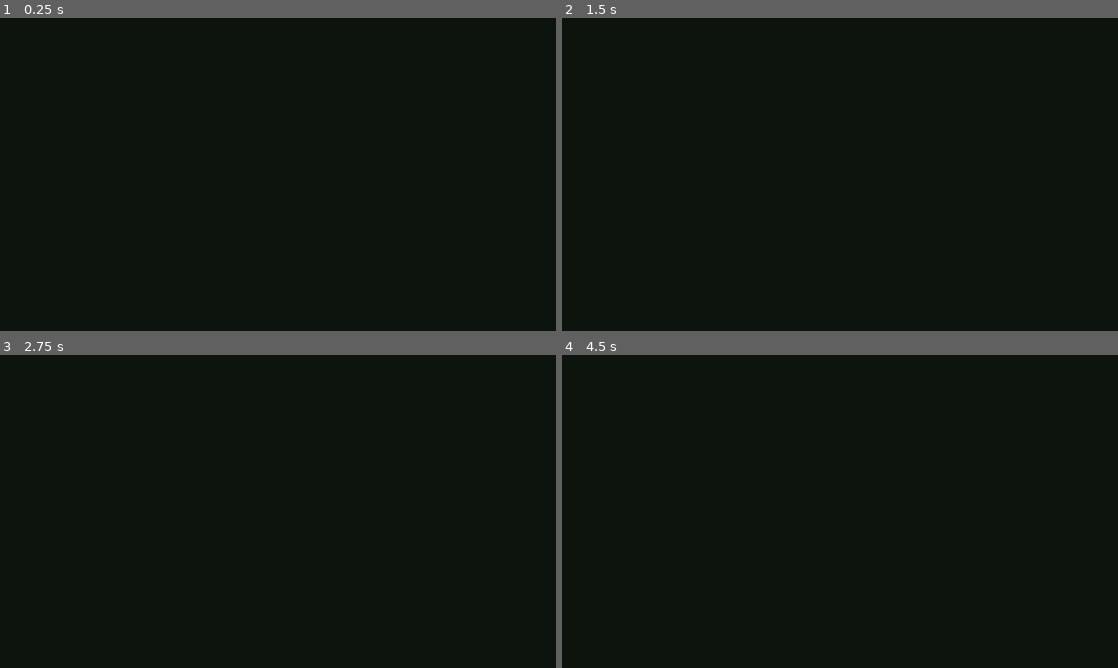
Above: before the commit, frames 1-4 (two rows, left to right).
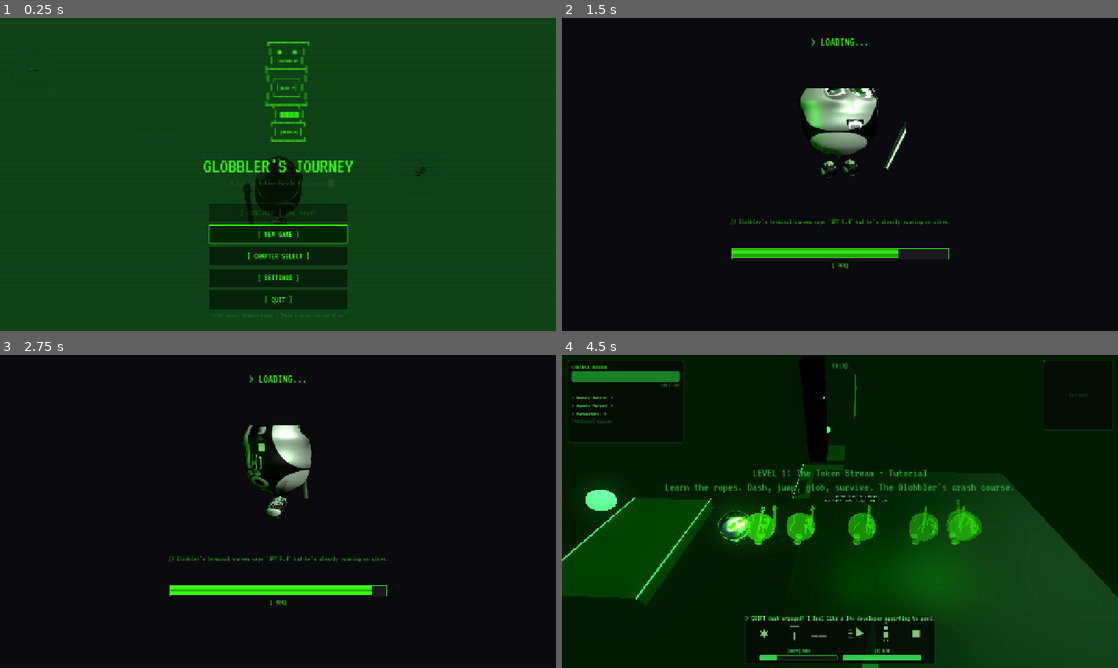
Above: after the commit, the same moments.

Repository: hwashburn1011/globblers-journey
Game: Godot game, scene res://scenes/main/main_menu.tscn
Two runs of this game, one before a commit and one after it. Both use one fixed random seed, a clock stepped at 60 frames per second and the inputs below.
Inputs (mouse positions are in pixels of both pictures, inside the frame that each line leads up to):
- Up to frame 1 (0.25 s): no input
- Up to frame 2 (1.5 s): click (840, 233) at 0.5 s, where only the run after the commit has a clickable "[ NEW GAME ]"; tap Enter (menu_confirm) at 1.25 s; move the mouse to (962, 158) at 1.27 s; hold Right (hack_right) from 1.28 s (still down); hold V (agent_cycle) from 1.28 s (still down); click (962, 158) at 1.42 s
- Up to frame 3 (2.75 s): release Right (hack_right) at 2 s; release V (agent_cycle) at 2 s; drag from (166, 527) to (250, 574) at 2.02 s
- Up to frame 4 (4.5 s): move the mouse to (895, 442) at 2.77 s; hold Right (hack_right) 2.78-3.5 s; hold Mouse wheel up (camera_zoom_in) 2.78-3.5 s; drag from (812, 574) to (673, 464) at 3.52 s; move the mouse to (1006, 558) at 4.27 s; hold Left (hack_left) from 4.28 s (still down); hold Shift (dash) from 4.28 s (still down)

The runs differ from the first frame. In frame 1, 92% of the frame differs, in the area x 0-100%, y 0-100%; in frame 2, 3.6%; in frame 3, 2.9%; in frame 4, 33%.
Error before the commit: Parse Error: Function "_create_check_row()" not found in base self. (res://scenes/main/main_menu.gd:603)

Commit message:
feat: Task 10.5 — Add chapter select thumbnails with per-chapter themed colors
Rendered 5 stylized chapter thumbnails (320x180) in Blender EEVEE using
each chapter's color palette. Added TextureRect to chapter select buttons
in main_menu.gd. Also fixed _create_check_row -> _create_toggle_row bug.

Co-Authored-By: Claude Opus 4.6 (1M context) <noreply@anthropic.com>

Diff:
--- a/scenes/main/main_menu.gd
+++ b/scenes/main/main_menu.gd
@@ -600,7 +600,7 @@
 	vbox.add_child(sens_row)
 
 	# Invert Y-Axis checkbox — for the flight-sim weirdos
-	var invert_y_row = _create_check_row("Invert Y-Axis")
+	var invert_y_row = _create_toggle_row("Invert Y-Axis")
 	_invert_y_check = invert_y_row.get_meta("checkbox") as CheckBox
 	_invert_y_check.button_pressed = gm.invert_mouse_y if gm else false
 	_invert_y_check.toggled.connect(_on_invert_y_toggled)
@@ -708,7 +708,7 @@
 func _build_chapter_select_panel() -> void:
 	_chapter_panel = PanelContainer.new()
 	_chapter_panel.set_anchors_and_offsets_preset(PRESET_CENTER)
-	_chapter_panel.custom_minimum_size = Vector2(500, 400)
+	_chapter_panel.custom_minimum_size = Vector2(600, 480)
 	_chapter_panel.visible = false
 
 	var panel_style = StyleBoxFlat.new()
@@ -764,6 +764,18 @@
 func _create_chapter_button(chapter_num: int, title: String, desc: String, unlocked: bool) -> HBoxContainer:
 	var row = HBoxContainer.new()
 	row.add_theme_constant_override("separation", 12)
+
+	# Chapter thumbnail
+	var thumb_path := "res://assets/ui/chapter_thumb_%d.png" % chapter_num
+	var thumb_rect = TextureRect.new()
+	thumb_rect.custom_minimum_size = Vector2(80, 45)
+	thumb_rect.stretch_mode = TextureRect.STRETCH_KEEP_ASPECT_COVERED
+	thumb_rect.expand_mode = TextureRect.EXPAND_FIT_WIDTH_PROPORTIONAL
+	if ResourceLoader.exists(thumb_path):
+		thumb_rect.texture = load(thumb_path)
+	if not unlocked:
+		thumb_rect.modulate = Color(0.3, 0.3, 0.3, 0.4)
+	row.add_child(thumb_rect)
 
 	# Chapter number indicator
 	var num_label = Label.new()
Binary file added: assets/ui/chapter_thumb_1.png
Binary file added: assets/ui/chapter_thumb_2.png
Binary file added: assets/ui/chapter_thumb_3.png
Binary file added: assets/ui/chapter_thumb_4.png
Binary file added: assets/ui/chapter_thumb_5.png
Not shown, changed: TASKS.md
